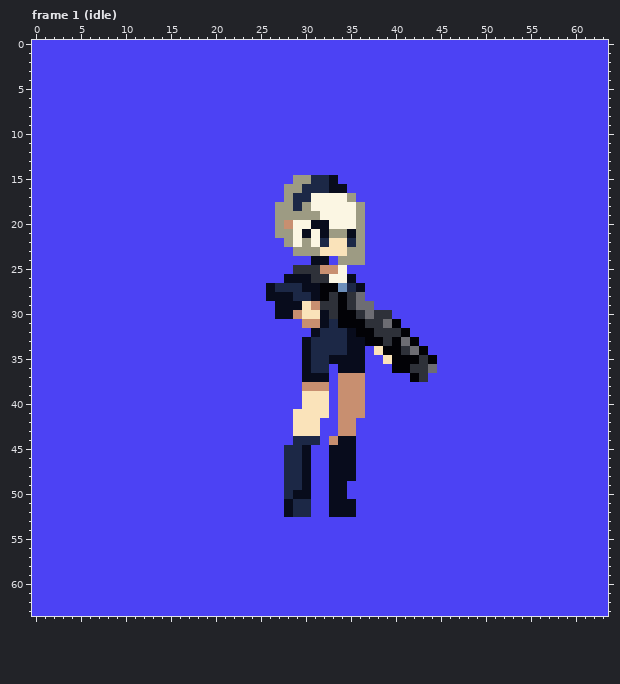
A pixel-art file gets an edit: player_sprite_sheet_uniform.aseprite. The picture above was drawn from the file before the commit.
64x64 pixels, 77 frames. Colours within 5 levels of each other are drawn and written as one. Shown: frame 1 (idle). The commit also changed other frames, which this record leaves out.
After the commit:
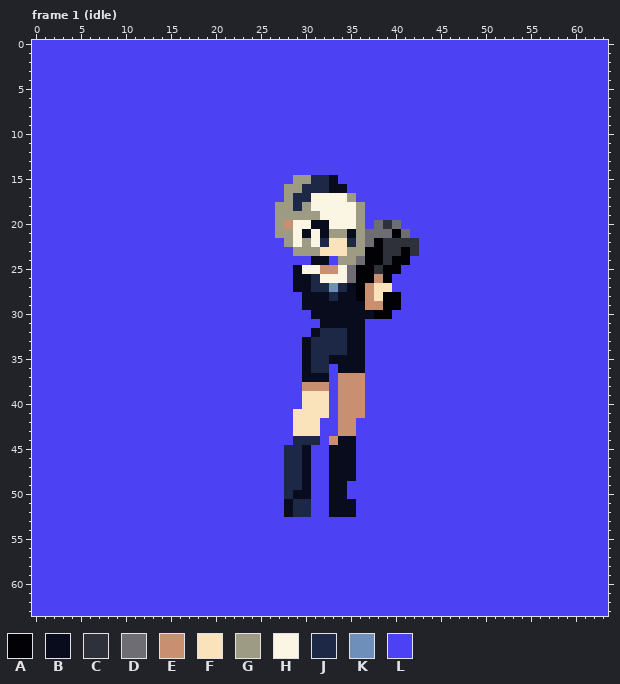
Palette (. is transparent): A #020206  B #080c1c  C #2e3139  D #6d6d73  E #c88f70  F #fae3ba  G #9d9b83  H #fbf6e3  J #1c2846  K #6d8fba  L #4c42f4
Difference:
layer "handgun" now shown
layer "rifle" now hidden
Frame 1 (idle):
The author changed colour B to colour A in row 27 at x 36.
The author changed colour C to colour A in row 30 at x 38 to 39.
The author changed colour D to colour A in row 28 at x 36.
The author changed colour L to colour A in row 21 at x 40; in row 22 at x 38; in row 23 at x 37 to 38 and 41; in row 24 at x 37 to 38 and 40 to 41; in row 25 at x 36 to 37 and 39 to 40; in row 26 at x 36 to 37 and 39.
The author changed colour L to colour A in rows 28 to 29 at x 39 to 40.
The author changed colour A to colour B in row 28 at x 32 and 34; in row 29 at x 34; in row 30 at x 34 to 35; in row 31 at x 34 to 36; in row 32 at x 36.
The author changed colour C to colour B in row 25 at x 29; in row 28 at x 35; in row 29 at x 32 to 33 and 35; in row 30 at x 33 and 36.
The author changed colour D to colour B in row 29 at x 36; in row 30 at x 37.
The author changed colour E to colour B in row 29 at x 31.
The author changed colour F to colour B in row 29 at x 30; in row 30 at x 31.
The author changed colour J to colour B in row 27 at x 29 and 35; in row 28 at x 30; in row 31 at x 33.
The author changed colour L to colour C in row 20 at x 39; in row 22 at x 39 to 42; in row 23 at x 39 to 40 and 42; in row 24 at x 39; in row 25 at x 38.
The author changed colour B to colour D in row 26 at x 35.
The author changed colour G to colour D in row 24 at x 36.
The author changed colour L to colour D in row 20 at x 38 and 40; in row 21 at x 37 to 39 and 41; in row 22 at x 37; in row 25 at x 35.
The author changed colour D to colour E in row 29 at x 37.
The author changed colour L to colour E in row 26 at x 38; in rows 27 to 28 at x 37; in row 29 at x 38.
The author changed colour L to colour F in row 27 at x 38 to 39; in row 28 at x 38.
The author changed colour C to colour H in row 25 at x 30 to 31; in row 26 at x 32.
The author changed colour A to colour J in row 27 at x 32.
The author changed colour B to colour J in row 27 at x 31.
The author changed colour C to colour J in row 26 at x 31; in row 28 at x 33.
The author changed colour K to colour J in row 27 at x 34.
The author changed colour A to colour K in row 27 at x 33.
The author changed colour A to colour L in row 31 at x 40; in row 32 at x 37 and 41; in row 33 at x 37 to 38, 40 and 42; in row 34 at x 39 to 40 and 43; in row 35 at x 40 to 42 and 44; in row 36 at x 40 to 41.
The author changed colour A to colour L in row 37 at x 42.
The author changed colour B to colour L in row 26 at x 28; in row 27 at x 26; in row 28 at x 26 to 28; in row 29 at x 27 to 29; in row 30 at x 27 to 28.
The author changed colour C to colour L in row 31 at x 37 to 38; in row 32 at x 38 to 40; in row 33 at x 39; in row 34 at x 41; in row 35 at x 43; in row 36 at x 42 to 43.
The author changed colour C to colour L in row 37 at x 43.
The author changed colour D to colour L in row 31 at x 39; in row 33 at x 41; in row 34 at x 42; in row 36 at x 44.
The author changed colour E to colour L in row 30 at x 29; in row 31 at x 30 to 31.
The author changed colour F to colour L in row 30 at x 30; in row 34 at x 38; in row 35 at x 39.
The author changed colour J to colour L in row 27 at x 27 to 28; in row 28 at x 29.
